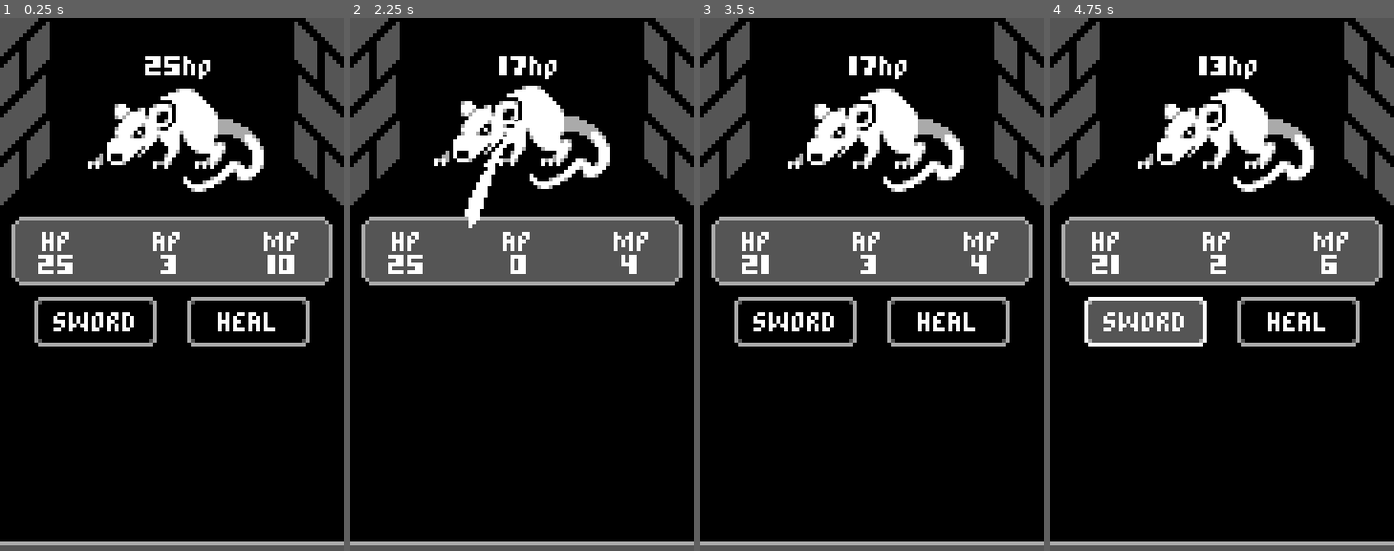
Above: before the commit, frames 1-4 (left to right).
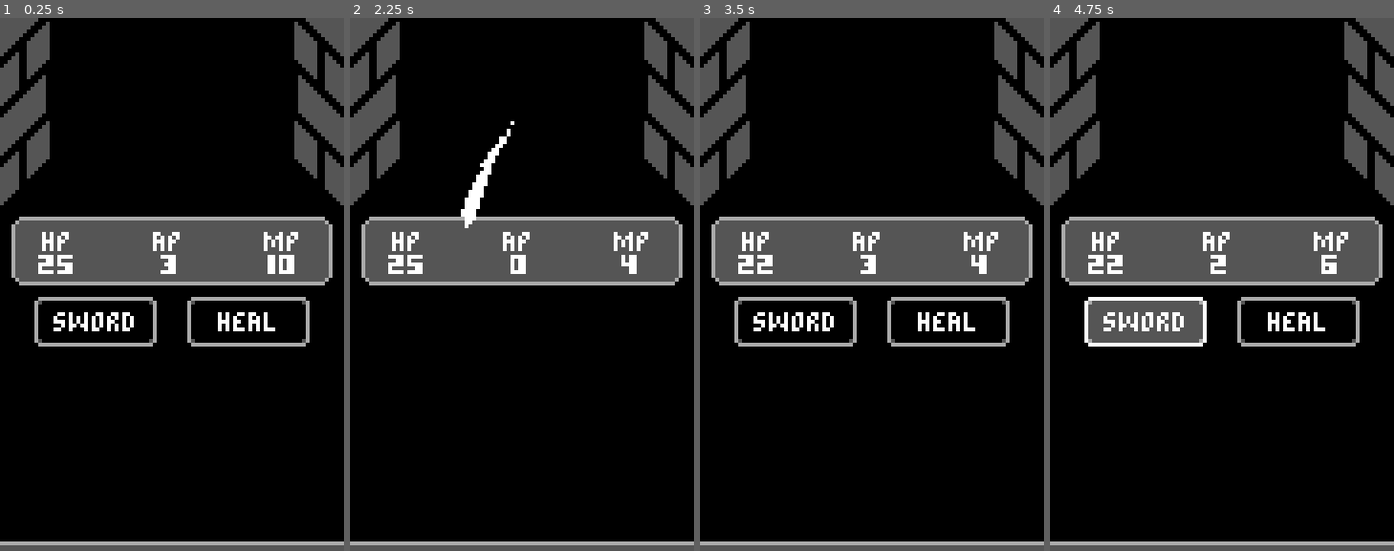
Above: after the commit, the same moments.

Repository: woliveira82/godot-mobile-rpg
Game: Godot game, scene res://game/Battle.tscn
The game is run twice, just before and just after one commit, with the same random seed, the same clock (stepped at 60 frames per second) and the same inputs.
Inputs:
- Up to frame 1 (0.25 s): no input
- Up to frame 2 (2.25 s): click "SWORD" at 0.5 s; click "HEAL" at 1.25 s; click "SWORD" at 2 s
- Up to frame 3 (3.5 s): no input
- Up to frame 4 (4.75 s): click "HEAL" at 3.5 s; click "SWORD" at 4.25 s

The runs differ from the first frame. In frame 1, 4.3% of the frame differs, in the area x 25-77%, y 7-33%; in frame 2, 4.6%, in the area x 24-76%, y 7-40%; in frame 3, 4.4%; in frame 4, 4.5%.

Commit message:
feat: add slime enemy

Diff:
--- a/game/Battle.tscn
+++ b/game/Battle.tscn
@@ -1,7 +1,7 @@
 [gd_scene load_steps=10 format=2]
 
 [ext_resource path="res://assets/images/Mobile RPG Mockup.png" type="Texture" id=1]
-[ext_resource path="res://game/Enemy.tscn" type="PackedScene" id=2]
+[ext_resource path="res://game/Slime.tscn" type="PackedScene" id=2]
 [ext_resource path="res://assets/images/Dungeon.png" type="Texture" id=3]
 [ext_resource path="res://game/Battle.gd" type="Script" id=4]
 [ext_resource path="res://game/ui/StatsPanel.gd" type="Script" id=5]
@@ -20,6 +20,12 @@
 position = Vector2( 45, 80 )
 texture = ExtResource( 3 )
 
+[node name="Position2D" type="Position2D" parent="."]
+visible = false
+position = Vector2( 45, 32 )
+
+[node name="Slime" parent="Position2D" instance=ExtResource( 2 )]
+
 [node name="MobileRpgMockup" type="Sprite" parent="."]
 visible = false
 modulate = Color( 1, 1, 1, 0.380392 )
@@ -28,9 +34,6 @@
 __meta__ = {
 "_edit_lock_": true
 }
-
-[node name="Enemy" parent="." instance=ExtResource( 2 )]
-position = Vector2( 46, 32 )
 
 [node name="UI" type="Control" parent="."]
 anchor_right = 1.011
@@ -108,4 +111,3 @@
 [connection signal="end_turn" from="PlayerStatus" to="." method="_on_PlayerStatus_end_turn"]
 [connection signal="hp_changed" from="PlayerStatus" to="UI/StatsPanel" method="_on_PlayerStatus_hp_changed"]
 [connection signal="mp_changed" from="PlayerStatus" to="UI/StatsPanel" method="_on_PlayerStatus_mp_changed"]
-[connection signal="died" from="Enemy" to="." method="_on_Enemy_died"]
--- a/game/Enemy.gd
+++ b/game/Enemy.gd
@@ -2,7 +2,9 @@
 
 const BattleUnits = preload("res://game/BattleUnits.tres")
 
-var hp = 25 setget set_hp
+
+export(int) var hp = 25 setget set_hp
+export(int) var damage = 4
 
 onready var hp_label = $HpLabel
 onready var animation_player = $AnimationPlayer
@@ -21,7 +23,8 @@
 
 func set_hp(new_hp):
 	hp = new_hp
-	hp_label.text = str(hp) + 'hp'
+	if hp_label != null:
+		hp_label.text = str(hp) + 'hp'
 
 
 func attack():
@@ -33,7 +36,7 @@
 
 func deal_damage():
 	if BattleUnits.Player != null:
-		BattleUnits.Player.hp -= 4
+		BattleUnits.Player.hp -= damage
 
 
 func take_damage(amount):
--- /dev/null
+++ b/game/Rat.tscn
@@ -0,0 +1,5 @@
+[gd_scene load_steps=2 format=2]
+
+[ext_resource path="res://game/Enemy.tscn" type="PackedScene" id=1]
+
+[node name="Rat" instance=ExtResource( 1 )]
--- a/game/Slash.gd
+++ b/game/Slash.gd
@@ -1,5 +1,5 @@
 extends Node2D
 
 
-func _on_AnimationPlayer_animation_finished(anim_name):
+func _on_AnimationPlayer_animation_finished(_anim_name):
 	queue_free()
--- /dev/null
+++ b/game/Slime.tscn
@@ -0,0 +1,14 @@
+[gd_scene load_steps=3 format=2]
+
+[ext_resource path="res://game/Enemy.tscn" type="PackedScene" id=1]
+[ext_resource path="res://assets/images/Slime.png" type="Texture" id=2]
+
+[node name="Slime" instance=ExtResource( 1 )]
+hp = 35
+damage = 3
+
+[node name="Sprite" parent="." index="0"]
+texture = ExtResource( 2 )
+
+[node name="HpLabel" parent="." index="1"]
+text = "35hp"
